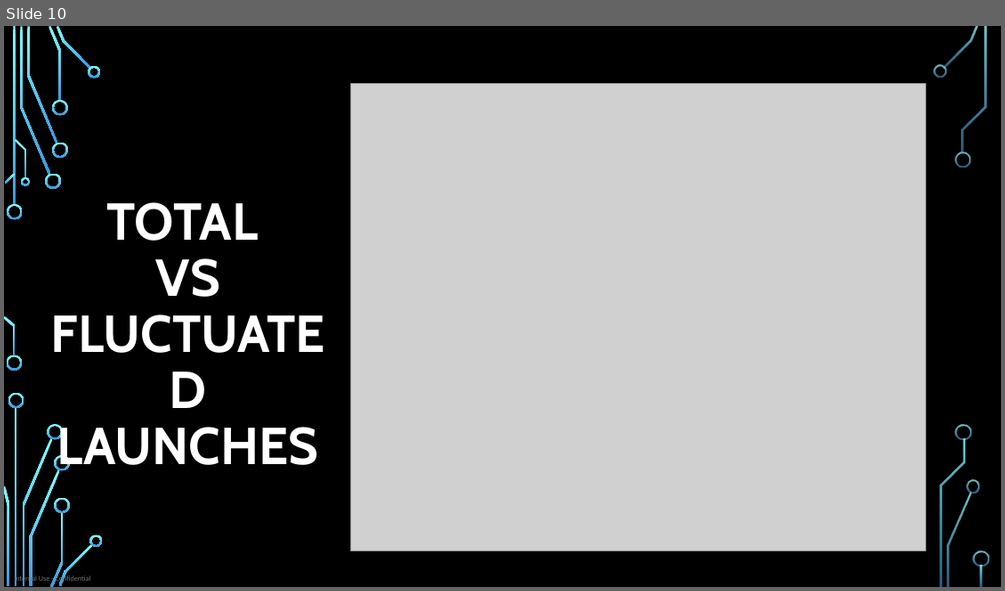
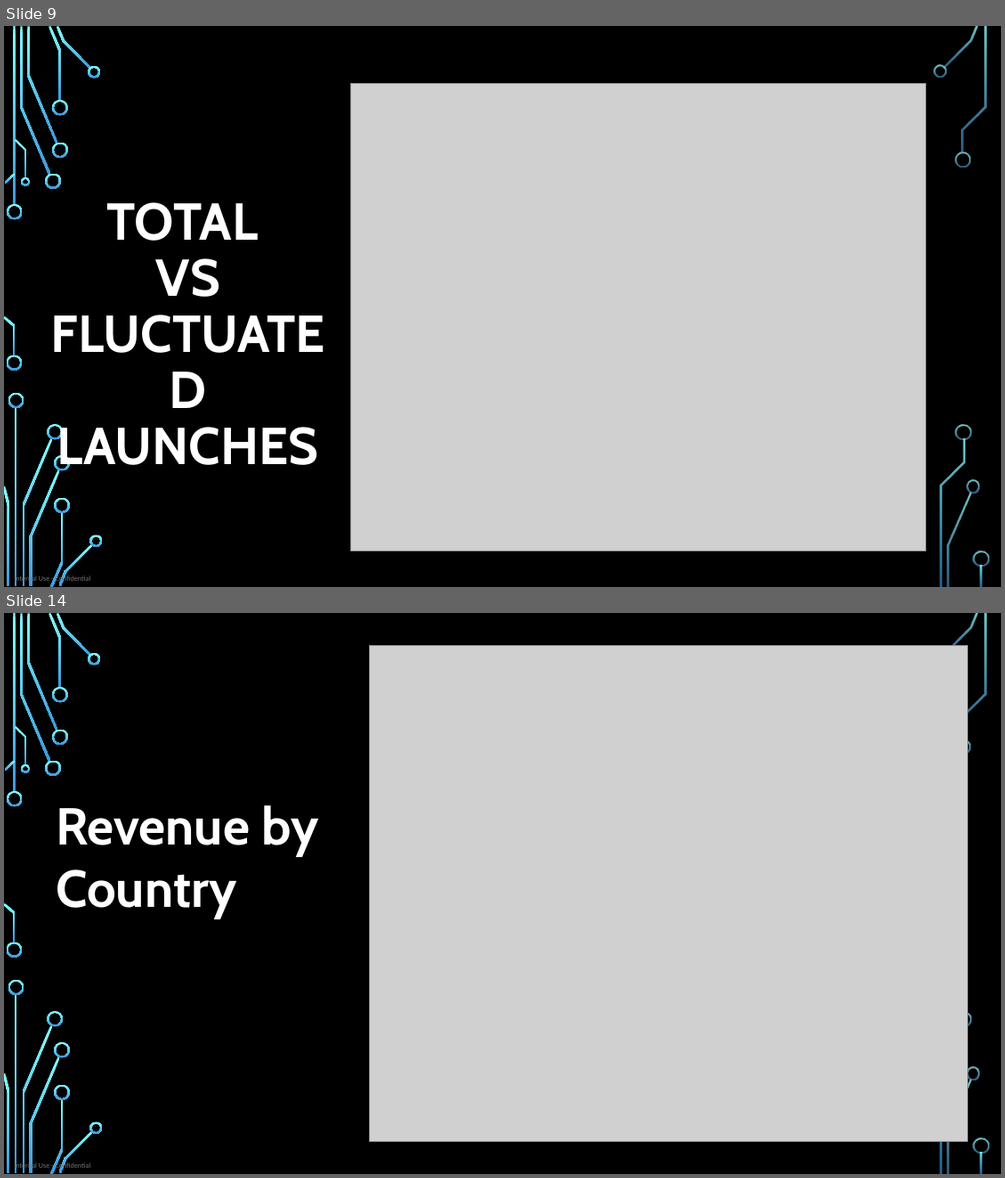
Before and after one commit to WooiLing94/WLCapstoneProject, a slide deck: LOB Cuskit Launch Dashboard.pptx. Shown one above the other, each under a label of ours: slide 10 before the commit, slides 9 and 14 after it; the slides between them are not shown. The pictures are 1005x591 and 1005x1178 pixels, drawn with LibreOffice and Linux fonts; fonts in the diff are those of the drawing; grey boxes stand for pictures; background and template pictures are left out. Boxes give left, top, right and bottom in pixels: in the first picture for what was removed or moved away, otherwise in the second. Text is boxed around its words. In the diff, an @@ line names an element or a change of style, - is before the commit and + after.

```diff
--- a/LOB Cuskit Launch Dashboard.pptx
+++ b/LOB Cuskit Launch Dashboard.pptx
@@ slide 14 added at [4, 613, 1001, 1174], background picture (left out); not listed: 36 template elements that a slide beside it also shows @@
@@ picture added at [370, 646, 968, 1141] @@
@@ text added at [56, 805, 318, 918], 50 pt, text #FFFFFF, bold @@
+Revenue by Country
@@ what was slide 10 is now slide 9 @@
```
Also in this commit, not shown: 3 slides changed, 4 other slides added, 1 slide removed, 2 other files.
